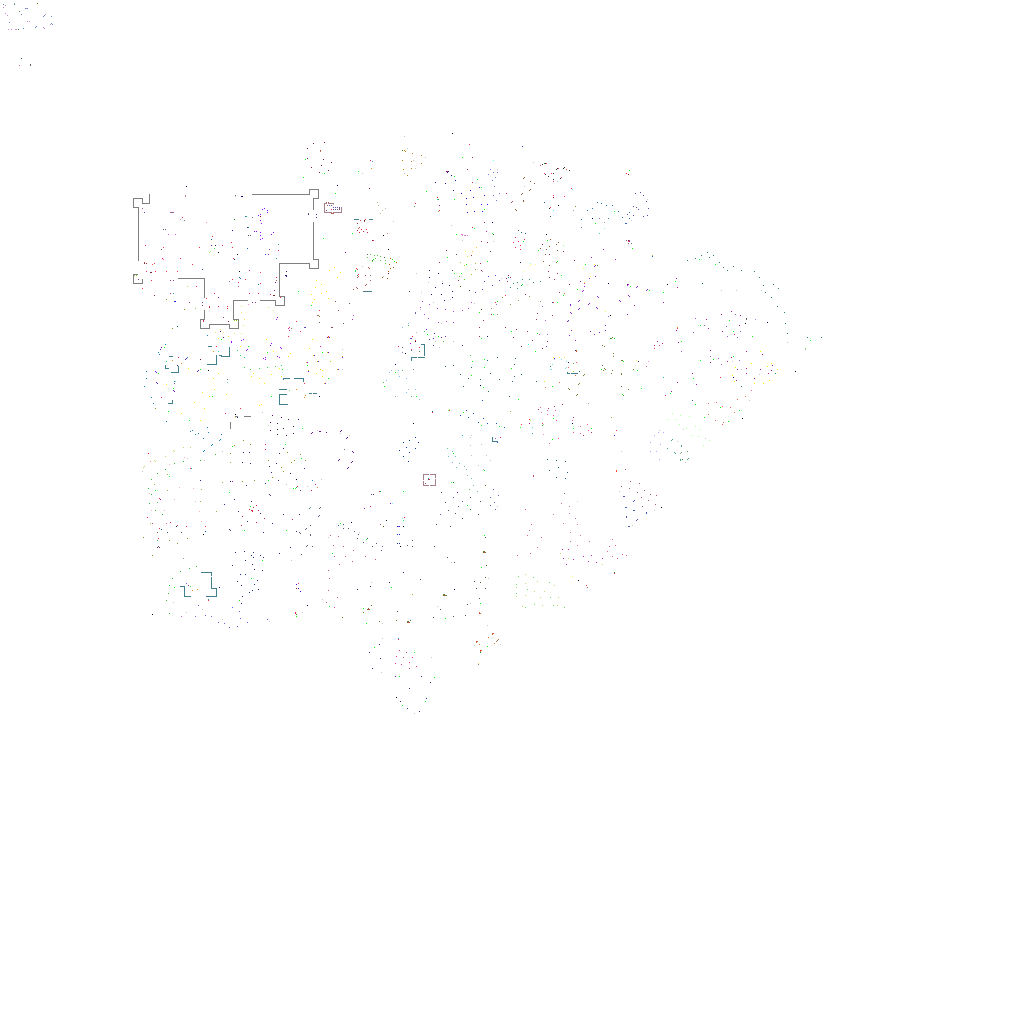
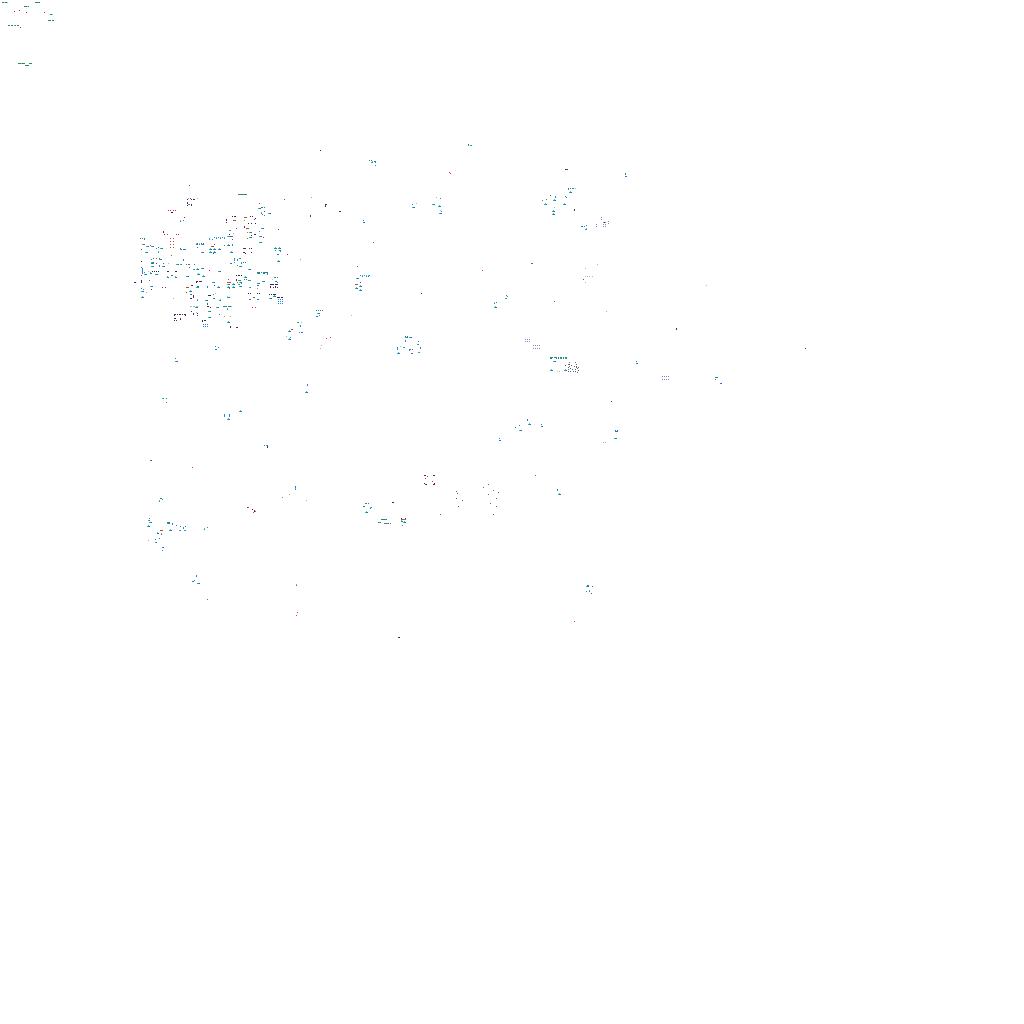
Before/after of a 1024x1024 layered artwork. What changed in the layer stack:
hid "stuff", painted on it over [3, 3, 822, 714]
showed "doodads", painted on it over [2, 2, 806, 638]
